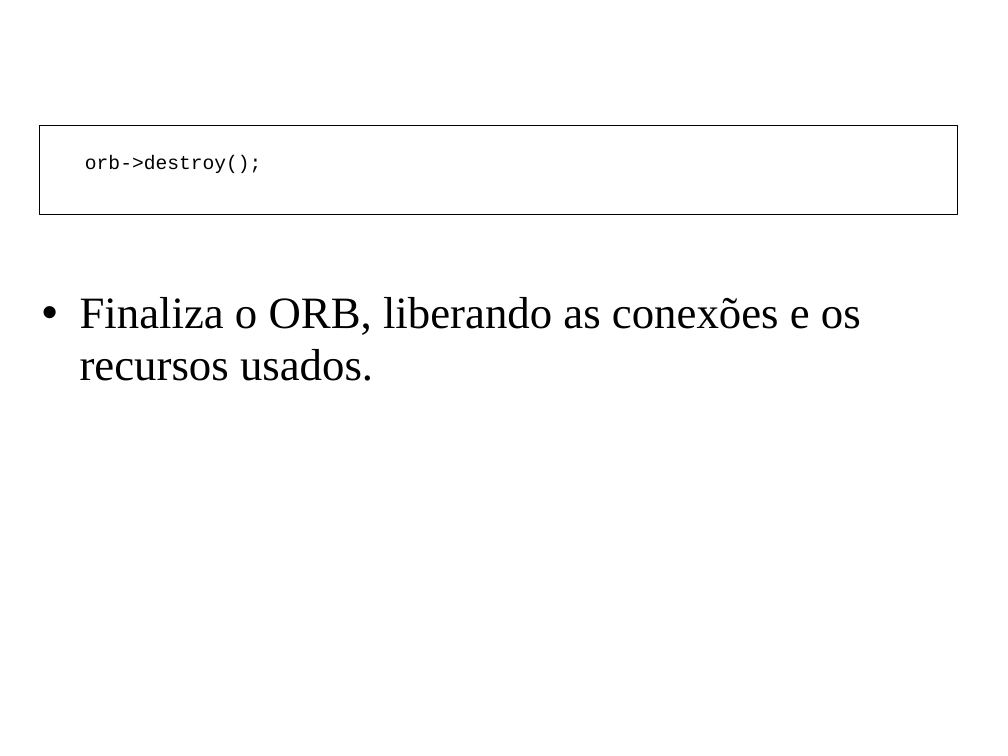
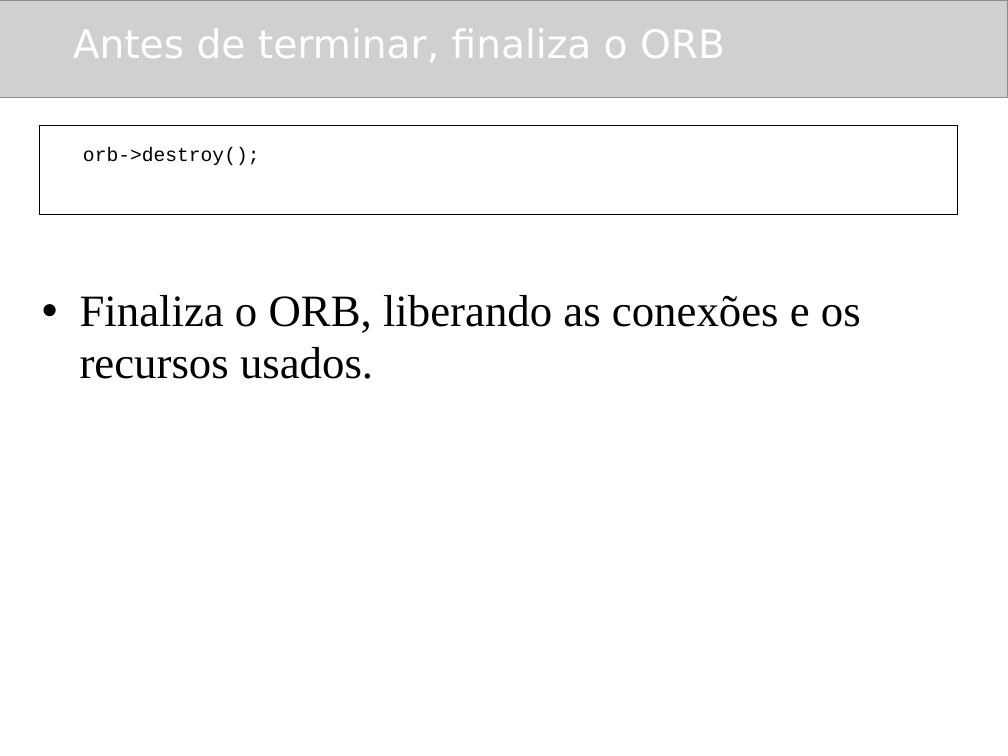
Before and after one commit to amadeubarbosa/openbus-core, a slide deck: slide 54 of docs/cursos/developer/cpp/4.CORBA_CPP.ppt (slide 32 before the commit). Drawn at 1008x756 pixels with LibreOffice and Linux fonts; fonts in the diff are those of the drawing; grey boxes stand for pictures; background and template pictures are left out. Boxes give left, top, right and bottom in pixels: in the first picture for what was removed or moved away, otherwise in the second. Text is boxed around its words. In the diff, an @@ line names an element or a change of style, - is before the commit and + after.

```diff
--- a/docs/cursos/developer/cpp/4.CORBA_CPP.ppt
+++ b/docs/cursos/developer/cpp/4.CORBA_CPP.ppt
@@ picture added at box(0, 0, 1008, 98) @@
@@ title "Antes de terminar, finaliza o ..." at box(73, 29, 725, 62): bold off @@
@@ rectangle added at box(39, 126, 958, 215), outline #000000 0.74 pt @@
@@ text "orb->destroy();": place and size @@
-text "orb->destroy();" at box(39, 126, 958, 215)
+text "orb->destroy();" at box(83, 147, 260, 165)
@@ text "orb->destroy();" at box(83, 147, 260, 165): indent changed; outline #000000 0.74 pt to none @@
```
Also in this commit, not shown: 42 other slides changed, 22 slides added.
